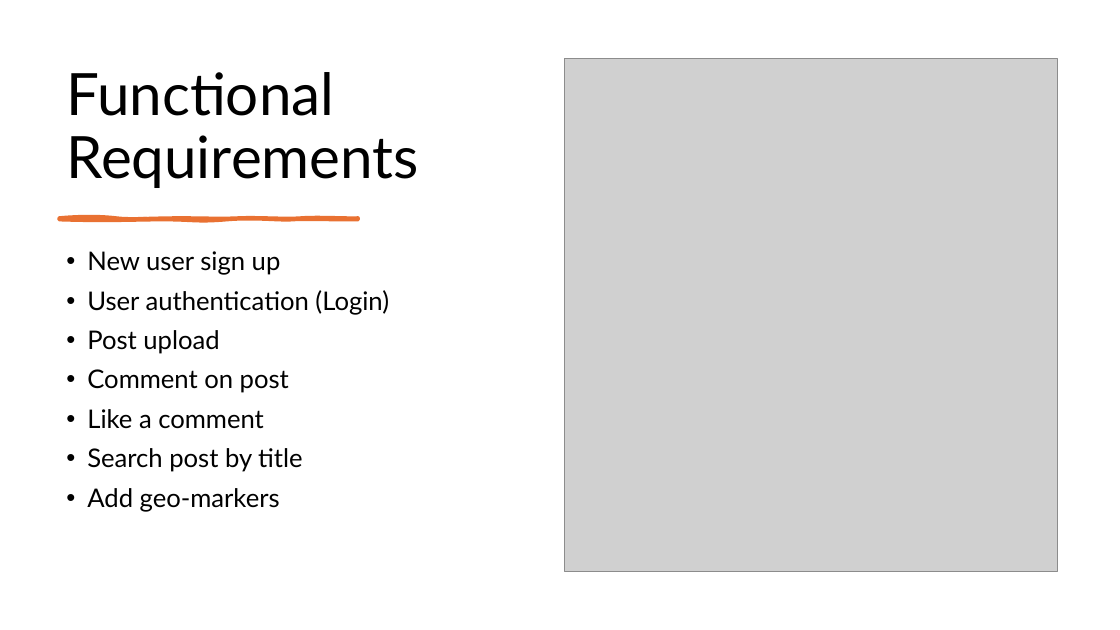
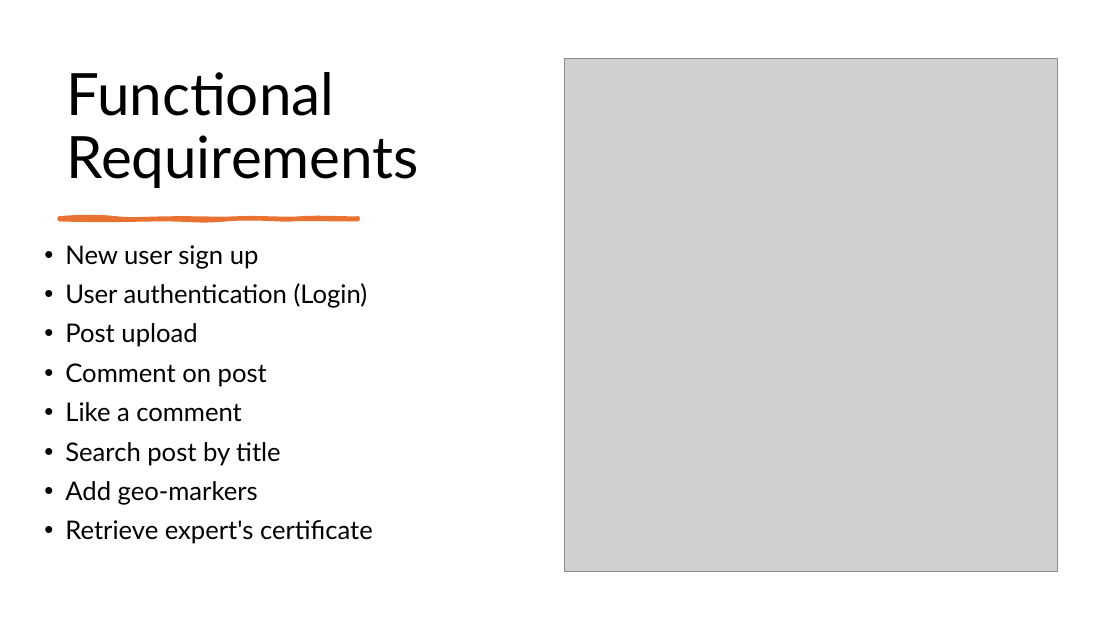
Before and after one commit to ChenDahan13/PlantDetect, a slide deck: slide 14 of Plant-_detect_2.pptx. Drawn at 1120x630 pixels with LibreOffice and Linux fonts; fonts in the diff are those of the drawing; grey boxes stand for pictures. Boxes give left, top, right and bottom in pixels: in the first picture for what was removed or moved away, otherwise in the second. Text is boxed around its words. In the diff, an @@ line names an element or a change of style, - is before the commit and + after.

```diff
--- a/Plant-_detect_2.pptx
+++ b/Plant-_detect_2.pptx
@@ text "New user sign up": place and size @@
-text "New user sign up" at [87,251,389,512]
+text "New user sign up" at [65,245,373,544]
@@ text at [65,520,373,544]: paragraph added @@
+• Retrieve expert's certificate
```
Also in this commit, not shown: 3 other slides changed.
